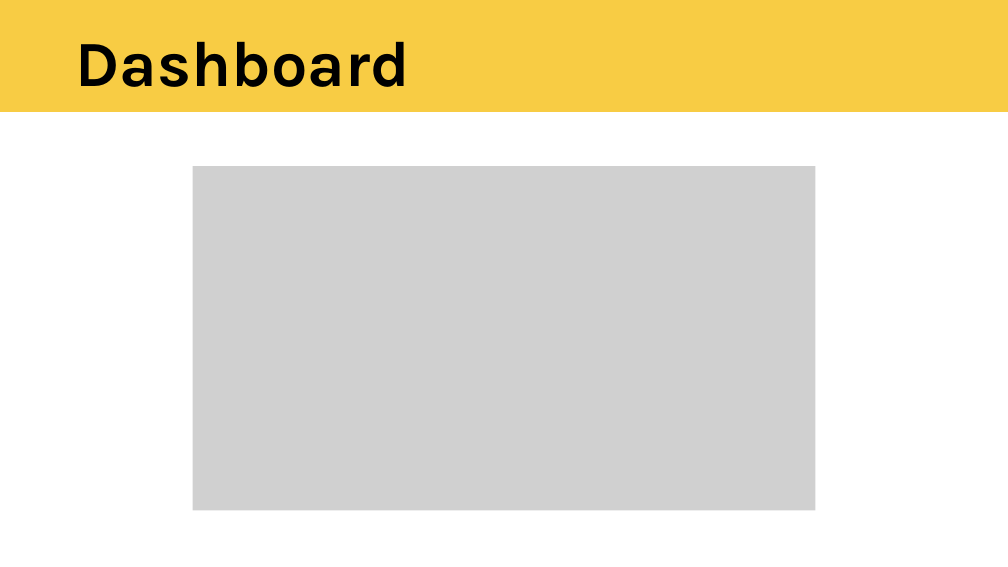
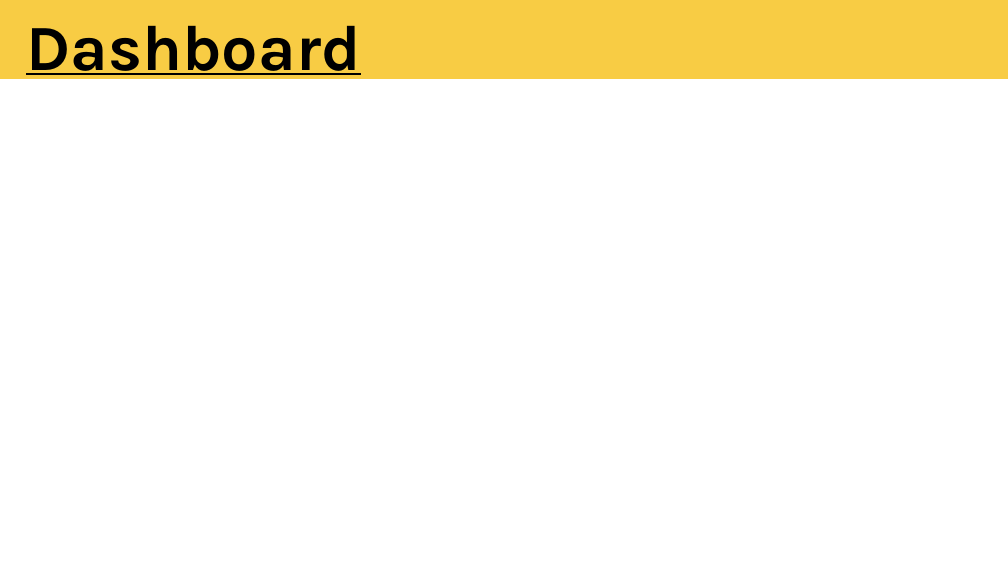
Before and after one commit to Nian2024/blinkit_analysis, a slide deck: slide 14 of blinkit.pptx (slide 6 before the commit). Drawn at 1008x567 pixels with LibreOffice and Linux fonts; fonts in the diff are those of the drawing; grey boxes stand for pictures; background and template pictures are left out. Boxes give left, top, right and bottom in pixels: in the first picture for what was removed or moved away, otherwise in the second. Text is boxed around its words. In the diff, an @@ line names an element or a change of style, - is before the commit and + after.

```diff
--- a/blinkit.pptx
+++ b/blinkit.pptx
@@ freeform shape: place and size @@
-freeform shape at [0, 0, 1008, 111]
+freeform shape at [0, 0, 1008, 79]
@@ text "Dashboard": place and size @@
-text "Dashboard" at [76, 41, 410, 87]
+text "Dashboard" at [26, 25, 360, 86]
@@ text "Dashboard" at [26, 25, 360, 86]: underline on @@
@@ picture removed at [193, 166, 815, 511] @@
```
Also in this commit, not shown: 4 other slides changed, 8 slides added.
